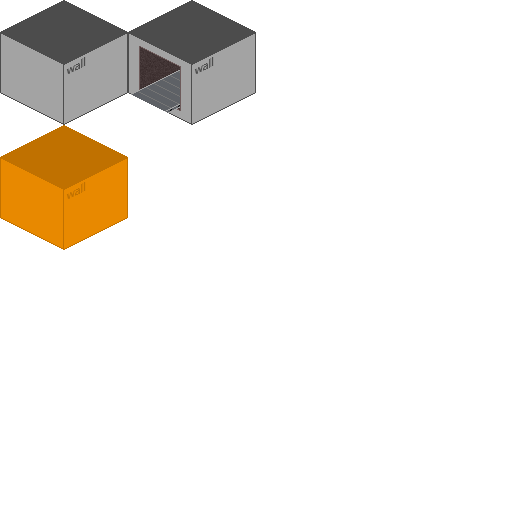
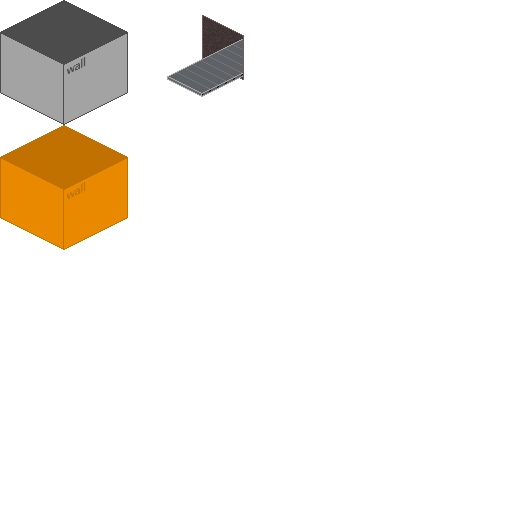
Layers edited between the first and the second w=512, h=508 image:
removed layer "Layer 3" over 131, 46, 181, 113
renamed "Layer 1 copy" to "Layer 4", painted on it over 128, 0, 256, 125
